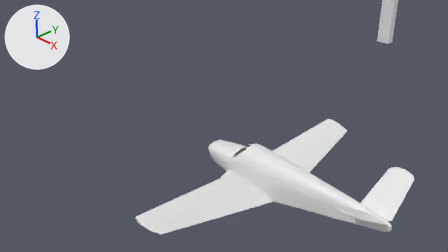
Two versions of the Blender file Blender/beech35.blend, one commit apart.
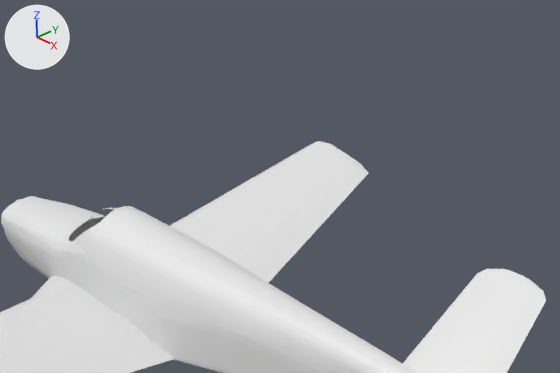
Each version is shown from the file's camera 'Camera', then close up on the part from 46% to 94% of the width and 26% to 82% of the height. Lighting does not change. The marker at upper left points along +X, +Y and +Z.

In view in the first close-up: 'fuselage', 'tail', 'wing'.
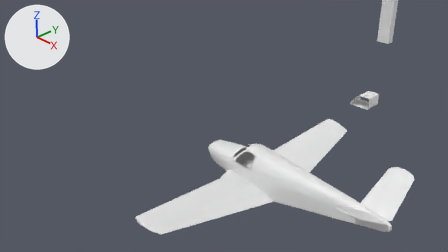
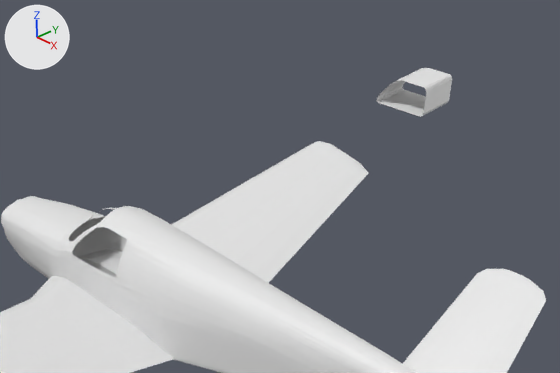
Commit message: added back window

What differs and where, as boxes (x1, y1, x2, y2) in the close-ups (560 x 373 px; the box of a moved part takes in the faces that stretch with it):
'window2', added: after (376, 68, 452, 117)
part 1 of me_cylinder, moved or reshaped: (65, 206, 210, 306) in both

The change, as a list of edits to the scene's bpy script:
```text
Change me_cylinder:
    used by ob_fuselage; location = (1.301, 0.0, 0.0); rotation_euler = (0.0, 1.571, 0.0), in degrees (0, 90, 0); scale = (0.497, 0.376, 0.182)
    remove me_cylinder.from_pydata(...)  # 644 vertices, 636 faces; spans x -1.0..0.8, y 0.0..0.9, z -6.0..17.9
    add me_cylinder.from_pydata(...)  # 656 vertices, 644 faces; spans x -1.0..0.8, y 0.0..0.9, z -6.0..17.9
    me_cylinder part 1
    16 vertices are removed from x -0.8..-0.3, y 0.5..0.9, z -0.5..1.0
    43 faces are deleted
    1 vertex moves from x -0.3, y 0.9, z 1.0 to x -0.2, y 0.9, z 2.0
    28 vertices are added at x -0.9..-0.2, y 0.6..0.9, z -0.6..2.1
    51 new faces join them
Add me_plane_001:
    me_plane_001.from_pydata(...)  # 32 vertices, 16 faces; spans x -1.19..1.13, y -1.0..0.36, z 0.0..2.04
Add ob_window2:
    ob_window2 = bpy.data.objects.new('window2', me_plane_001)
    ob_window2.location = (1.453, 4.342, 0.348)
    ob_window2.rotation_euler = (1.571, 0.0, 0.0)  # degrees (90, 0, 0)
    ob_window2.scale = (0.226, 0.226, 0.226)
```
